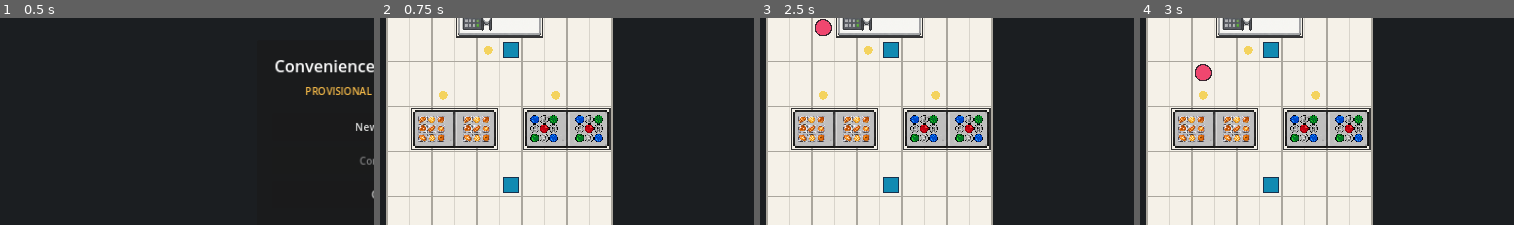
Above: before the commit, frames 1-4 (left to right).
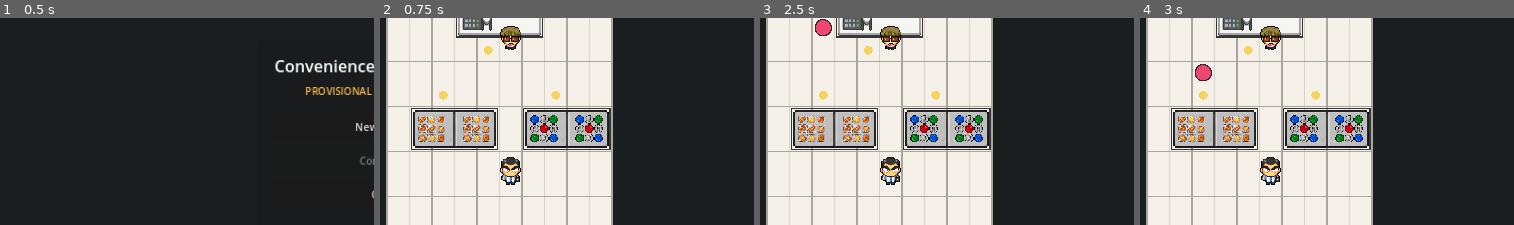
Above: after the commit, the same moments.

Repository: s1-1985/Covenience-store-remake
Game: Godot game, scene res://scenes/main_menu.tscn
The game is run twice, just before and just after one commit, with the same random seed, the same clock (stepped at 60 frames per second) and the same inputs.
Inputs (mouse positions are % of the whole screen's width and height, from its top left):
- Up to frame 1 (0.5 s): no input
- Up to frame 2 (0.75 s): click "New Game" at 0.5 s
- Up to frame 3 (2.5 s): tap A at 1.25, 2 s; move the mouse to (75, 45) at 1.27 s; click (75, 45) at 1.42 s; tap Space (ui_accept) at 1.52, 2.27 s; move the mouse to (30, 56) at 2.02 s; click (30, 56) at 2.17 s
- Up to frame 4 (3 s): tap A at 2.75 s; move the mouse to (62, 27) at 2.77 s; click (62, 27) at 2.92 s
The pictures show only the part of the screen within x 0-50%, y 23-73%; the shares and areas given below are measured in that part.

Frame 1 is identical in both runs. In frame 2, 1.5% of the frame differs, in the area x 32-38%, y 3-85%; in frame 3, 1.5%; in frame 4, 1.5%.

Commit message:
Wire staff walking sprites into store_view.gd (task #69, third asset integration)
Draws each staff member using assets/raw/staff_v2/staff/'s 35 anonymous
walking figures instead of a plain rectangle. The source package ships no
sprite-to-candidate correspondence, so sprite assignment is by list
position in staff_candidates (REMAKE_BALANCED_DEFAULT, display-only, not
an identity claim), same as tasks #67/#68's fallback mappings. Facing
direction is derived from each staff member's own last-observed movement
delta; only the static "A" walk-cycle frame is used (no animation
convention exists elsewhere in this tick-driven renderer).

Co-Authored-By: Claude Sonnet 5 <noreply@anthropic.com>
Claude-Session: https://claude.ai/code/session_01PXuqF9JKWmmXoEsxN531iJ

Diff:
--- a/game/scripts/headless_smoke.gd
+++ b/game/scripts/headless_smoke.gd
@@ -1937,6 +1937,64 @@
         _fail("_product_on_fixture('shelf-1') did not resolve to prototype-bread")
         return
 
+    # Task #69: third asset-wiring pass, staff walking sprites. Confirm every
+    # one of the 35 staff_candidates positions resolves to its own sprite id
+    # (list position -> "staff_%03d", REMAKE_BALANCED_DEFAULT, docs/decisions/
+    # 0139-staff-sprite-wiring.md) and that all 4 shipped directions actually
+    # load for each one under CI's fresh editor import.
+    for candidate_index in range(config["staff_candidates"].size()):
+        var expected_staff_sprite_id := "staff_%03d" % (candidate_index + 1)
+        var candidate_id_at_index := str(config["staff_candidates"][candidate_index]["candidate_id"])
+        if economy_ui_scene.store_view._staff_sprite_id_for_candidate(candidate_id_at_index) != expected_staff_sprite_id:
+            _fail("candidate at index %d did not resolve to %s" % [candidate_index, expected_staff_sprite_id])
+            return
+        for staff_sprite_direction in economy_ui_scene.store_view.STAFF_SPRITE_DIRECTIONS:
+            if economy_ui_scene.store_view._staff_texture(
+                expected_staff_sprite_id,
+                staff_sprite_direction,
+                economy_ui_scene.store_view.STAFF_SPRITE_STATIC_PHASE
+            ) == null:
+                _fail(
+                    "staff sprite failed to load for %s/%s" % [
+                        expected_staff_sprite_id, staff_sprite_direction
+                    ]
+                )
+                return
+    if economy_ui_scene.store_view._staff_sprite_id_for_candidate("") != "":
+        _fail("an empty candidate_id must resolve to no sprite")
+        return
+    if economy_ui_scene.store_view._staff_sprite_id_for_candidate("no-such-candidate") != "":
+        _fail("an unknown candidate_id must resolve to no sprite")
+        return
+
+    # staff-1 (the scenario's checkout staff) is bound to the confirmed
+    # manda_machiko candidate; confirm the live roster entry resolves
+    # end-to-end, not just the raw lookup function in isolation.
+    var checkout_staff_candidate_id: String = economy_ui_scene.simulation.staff.members["staff-1"].candidate_id
+    if checkout_staff_candidate_id != "manda_machiko":
+        _fail("staff-1 was expected to be bound to the confirmed 'manda_machiko' candidate")
+        return
+    if economy_ui_scene.store_view._staff_sprite_id_for_candidate(checkout_staff_candidate_id) != "staff_005":
+        _fail("staff-1's bound candidate did not resolve to the expected sprite id")
+        return
+
+    # _staff_facing_direction() is a pure display-derivation function (no
+    # confirmed original rule governs on-screen staff orientation, see
+    # store_view.gd); exercise it directly with synthetic positions rather
+    # than depending on a specific movement scenario happening to occur.
+    if economy_ui_scene.store_view._staff_facing_direction("test-staff", Vector2i(5, 5)) != "down":
+        _fail("a staff member with no prior recorded position must default to facing 'down'")
+        return
+    if economy_ui_scene.store_view._staff_facing_direction("test-staff", Vector2i(8, 5)) != "right":
+        _fail("moving in +x must face 'right'")
+        return
+    if economy_ui_scene.store_view._staff_facing_direction("test-staff", Vector2i(8, 5)) != "right":
+        _fail("an unchanged position must keep facing the previously resolved direction")
+        return
+    if economy_ui_scene.store_view._staff_facing_direction("test-staff", Vector2i(8, 2)) != "up":
+        _fail("moving in -y must face 'up'")
+        return
+
     var bench_index: int = economy_ui_scene._fixture_catalog_ids.find("bench")
     if bench_index < 0:
         _fail("economy UI: fixture catalog option did not include 'bench'")
--- a/game/scripts/store_view.gd
+++ b/game/scripts/store_view.gd
@@ -53,11 +53,46 @@
     "prototype-drink": "cold_drink",
 }
 
+# Task #69: third asset-wiring pass, staff walking sprites (assets/raw/
+# staff_v2/staff/) -- same REMAKE_BALANCED_DEFAULT evidence tier as tasks
+# #67/#68 above. manifest.json ships 35 anonymous walking figures
+# ("staff_001".."staff_035", 4 directions x 2 walk-cycle phases each, 160x160
+# RGBA, feet-anchored at (80,154)) named "<sprite_id>_<direction>_<phase>.png"
+# in game/assets/staff/ -- these are NOT identified with any of the 35 named
+# staff_candidates entries by the source package itself (no name is printed
+# on any sprite; reference_faces/ restores each candidate's PORTRAIT
+# separately from the same guide pages but ships no sprite-to-portrait
+# correspondence). _staff_sprite_id_for_candidate() below assigns sprites
+# to candidates purely by list position in this file's own staff_candidates
+# array (index 0 -> staff_001, index 1 -> staff_002, ...) so every named
+# candidate at least renders as a distinct person instead of a plain
+# rectangle -- this is a display-only convention, not a claim that
+# staff_candidates[N] IS the person drawn in sprite staff_(N+1).
+const STAFF_SPRITE_DIR := "res://assets/staff/"
+const STAFF_SPRITE_DIRECTIONS := ["down", "left", "right", "up"]
+# REMAKE_BALANCED_DEFAULT (task #69): only a walk cycle (A/B) ships, no
+# dedicated standing/idle frame -- phase "A" is used for every staff member
+# regardless of movement state, rather than inventing a walk-cycle timing
+# convention this turn/tick-based simulation (no delta-time animation exists
+# anywhere else in this renderer) has no confirmed basis for.
+const STAFF_SPRITE_STATIC_PHASE := "A"
+# REMAKE_BALANCED_DEFAULT (task #69): which of the 4 shipped directions to
+# face is derived from the staff member's own last observed movement (the
+# simulation's route/position data), not from anything the guide specifies
+# about on-screen staff orientation. A staff member who has not yet moved,
+# or whose position is unchanged since the last redraw, keeps facing
+# whatever direction it last resolved to (initially "down").
+const STAFF_SPRITE_SIZE_PX := SUBCELL_PIXELS * 2.0
+const STAFF_SPRITE_ANCHOR_FRACTION := Vector2(0.5, 0.9625)
+
 var config: Dictionary = {}
 var simulation
 var selected_fixture_id := ""
 var _fixture_textures: Dictionary = {}
 var _product_textures: Dictionary = {}
+var _staff_textures: Dictionary = {}
+var _staff_last_position: Dictionary = {}
+var _staff_last_direction: Dictionary = {}
 
 
 func _ready() -> void:
@@ -125,6 +160,45 @@
     if not product.catalog_id.is_empty():
         return product.catalog_id
     return str(FALLBACK_PRODUCT_CATALOG_ID_BY_PRODUCT_ID.get(product.product_id, ""))
+
+
+func _staff_texture(sprite_id: String, direction: String, phase: String) -> Texture2D:
+    if sprite_id.is_empty() or direction.is_empty() or phase.is_empty():
+        return null
+    var cache_key := sprite_id + "_" + direction + "_" + phase
+    if _staff_textures.has(cache_key):
+        return _staff_textures[cache_key] as Texture2D
+    var path := STAFF_SPRITE_DIR + cache_key + ".png"
+    var texture: Texture2D = null
+    if ResourceLoader.exists(path):
+        texture = load(path) as Texture2D
+    _staff_textures[cache_key] = texture
+    return texture
+
+
+func _staff_sprite_id_for_candidate(candidate_id: String) -> String:
+    if candidate_id.is_empty():
+        return ""
+    var candidates: Array = config.get("staff_candidates", [])
+    for candidate_index in range(candidates.size()):
+        if str(candidates[candidate_index]["candidate_id"]) == candidate_id:
+            return "staff_%03d" % (candidate_index + 1)
+    return ""
+
+
+func _staff_facing_direction(staff_id: String, position: Vector2i) -> String:
+    var previous_position: Vector2i = _staff_last_position.get(staff_id, position)
+    var previous_direction: String = _staff_last_direction.get(staff_id, "down")
+    var delta := position - previous_position
+    var direction := previous_direction
+    if delta != Vector2i.ZERO:
+        if absi(delta.x) >= absi(delta.y):
+            direction = "right" if delta.x > 0 else "left"
+        else:
+            direction = "down" if delta.y > 0 else "up"
+    _staff_last_position[staff_id] = position
+    _staff_last_direction[staff_id] = direction
+    return direction
 
 
 func _process(_delta: float) -> void:
@@ -287,9 +361,20 @@
 func _draw_staff() -> void:
     for staff_member in simulation.staff.all_staff():
         var center: Vector2 = _cell_center(staff_member.position)
-        var rect := Rect2(center - Vector2(12, 12), Vector2(24, 24))
-        draw_rect(rect, Color("118ab2"), true)
-        draw_rect(rect, Color("17324d"), false, 2.0)
+        var sprite_id := _staff_sprite_id_for_candidate(staff_member.candidate_id)
+        var direction := _staff_facing_direction(staff_member.staff_id, staff_member.position)
+        var texture := _staff_texture(sprite_id, direction, STAFF_SPRITE_STATIC_PHASE)
+        if texture != null:
+            var draw_size := Vector2(STAFF_SPRITE_SIZE_PX, STAFF_SPRITE_SIZE_PX)
+            var anchor_offset := Vector2(
+                STAFF_SPRITE_ANCHOR_FRACTION.x * draw_size.x,
+                STAFF_SPRITE_ANCHOR_FRACTION.y * draw_size.y
+            )
+            draw_texture_rect(texture, Rect2(center - anchor_offset, draw_size), false)
+        else:
+            var rect := Rect2(center - Vector2(12, 12), Vector2(24, 24))
+            draw_rect(rect, Color("118ab2"), true)
+            draw_rect(rect, Color("17324d"), false, 2.0)
 
 
 func _draw_text_at(cell: Vector2i, text: String) -> void:
Binary file added: game/assets/staff/staff_001_down_A.png
Binary file added: game/assets/staff/staff_001_down_B.png
Binary file added: game/assets/staff/staff_001_left_A.png
Binary file added: game/assets/staff/staff_001_left_B.png
Binary file added: game/assets/staff/staff_001_right_A.png
Binary file added: game/assets/staff/staff_001_right_B.png
Binary file added: game/assets/staff/staff_001_up_A.png
Binary file added: game/assets/staff/staff_001_up_B.png
Binary file added: game/assets/staff/staff_002_down_A.png
Binary file added: game/assets/staff/staff_002_down_B.png
Binary file added: game/assets/staff/staff_002_left_A.png
Binary file added: game/assets/staff/staff_002_left_B.png
(and 271 more such lines)
